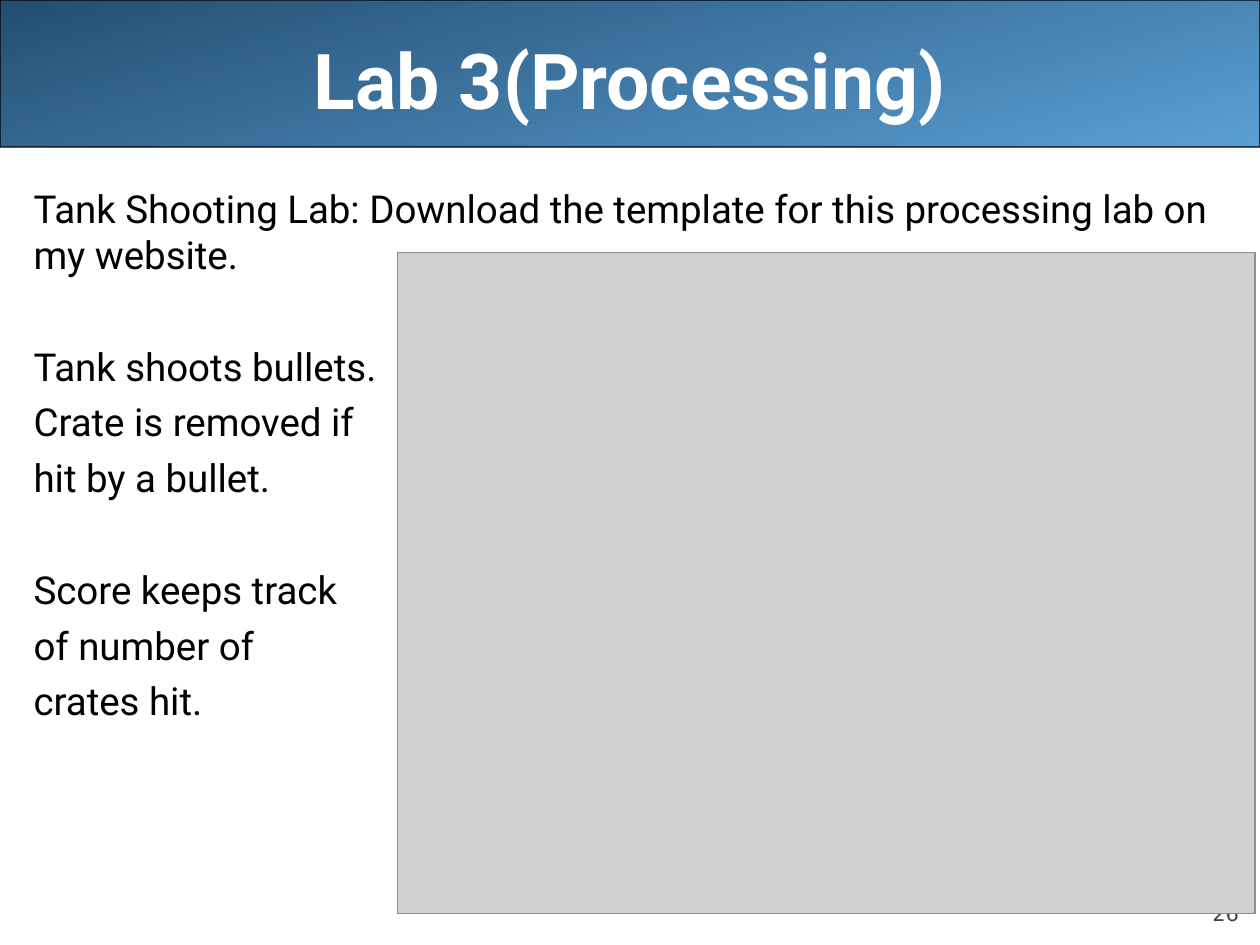
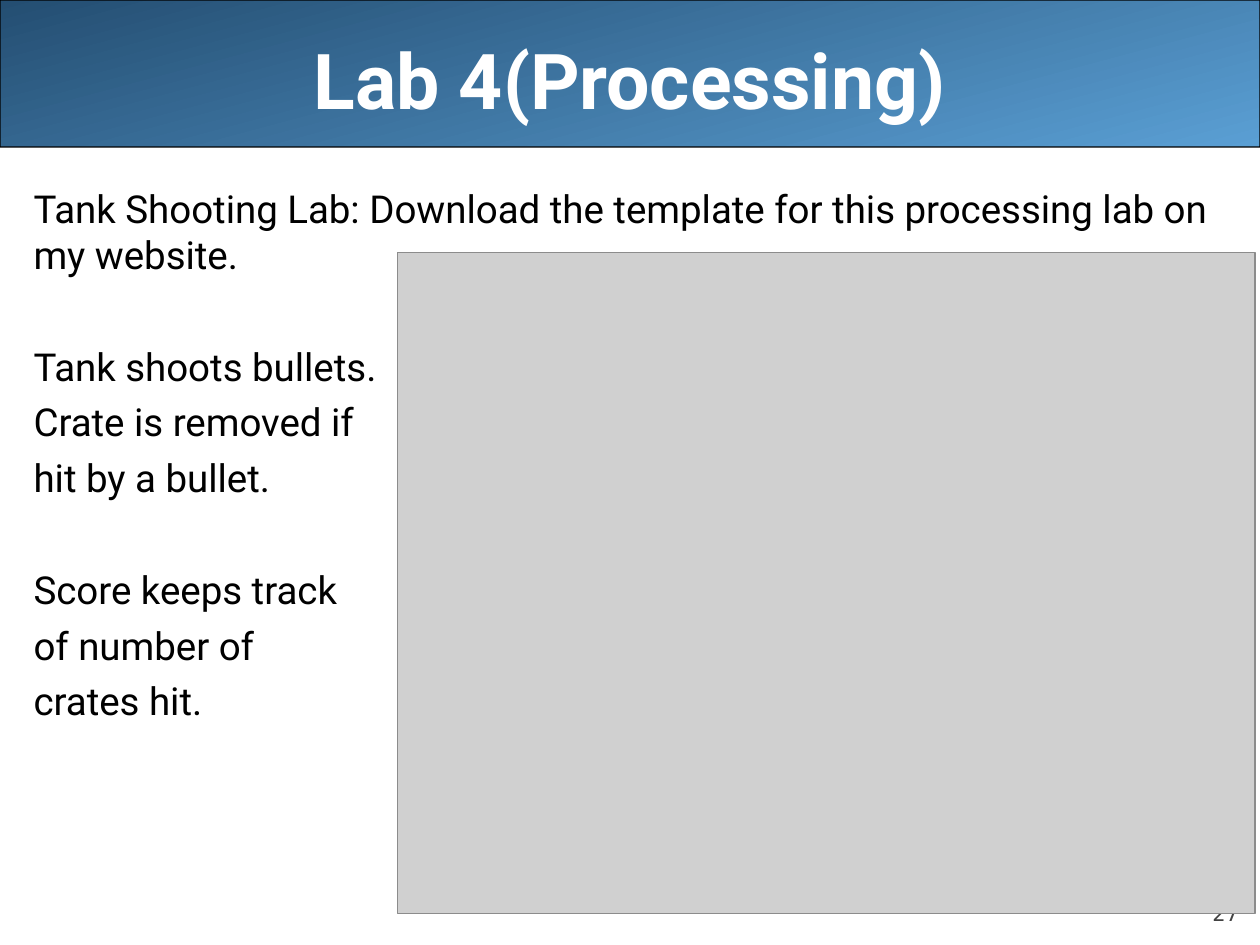
Before and after one commit to LongBaoNguyen/longbaonguyen.github.io, a slide deck: slide 27 of courses/apcsa/lecture18.ppt (slide 26 before the commit). Drawn at 1260x945 pixels with LibreOffice and Linux fonts; fonts in the diff are those of the drawing; grey boxes stand for pictures. Boxes give left, top, right and bottom in pixels: in the first picture for what was removed or moved away, otherwise in the second. Text is boxed around its words. In the diff, an @@ line names an element or a change of style, - is before the commit and + after.

```diff
--- a/courses/apcsa/lecture18.ppt
+++ b/courses/apcsa/lecture18.ppt
@@ title at bbox=[313, 48, 946, 126]: text changed @@
-Lab 3(Processing)
+Lab 4(Processing)
@@ page number at bbox=[1212, 913, 1239, 926]: text changed @@
-26
+27
```
Also in this commit, not shown: 1 slide added, 45 other files.
